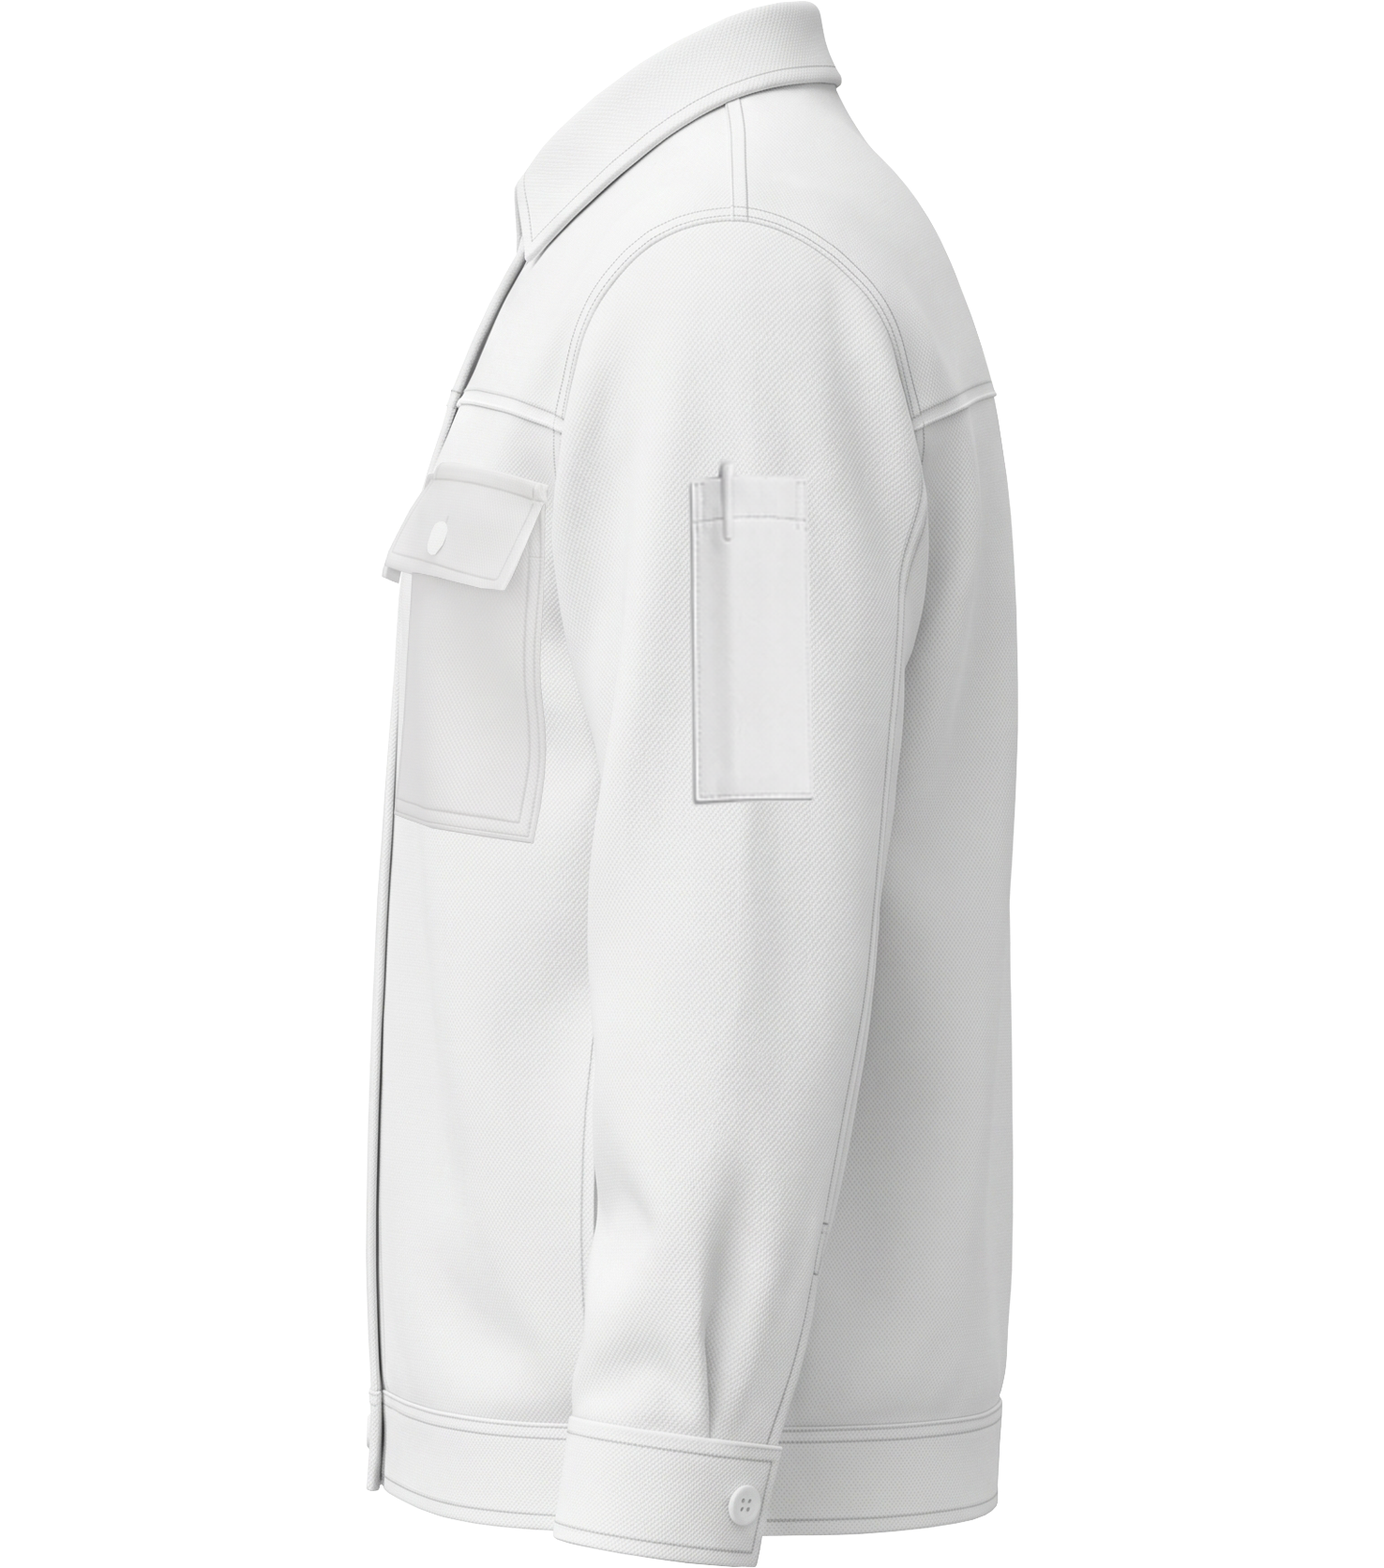
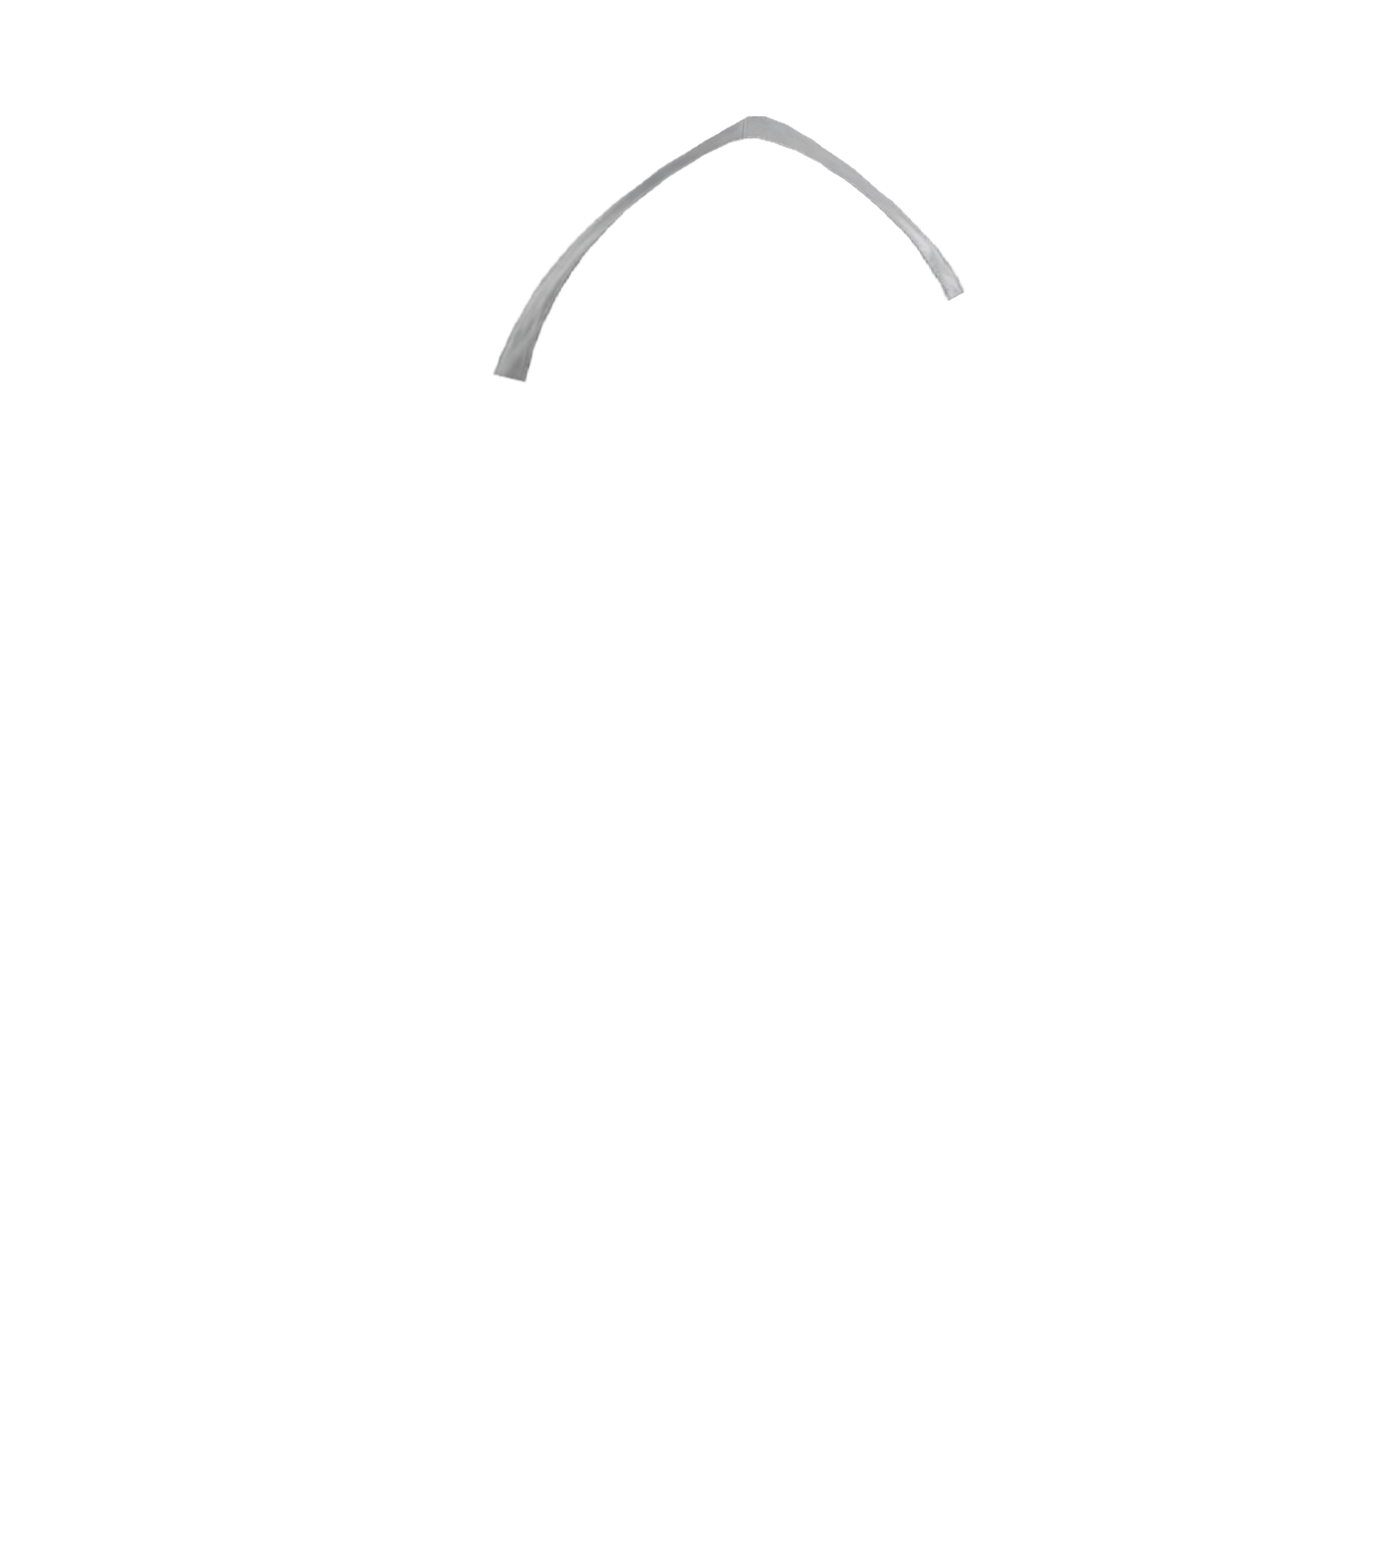
Comparing the layer stacks of the two 1384x1568 images. Changes:
renamed "Layer 2" to "tui-tay-ao-bhld-ngan-trai", hid it over <box>688,458,815,807</box>
showed "day-phan-quang-vai-ao-bhld-ngan-trai", painted on it over <box>491,115,966,386</box>
hid "tui-ao-bhld-nhin-ngan-trai" over <box>392,501,547,845</box>
hid "nap-tui-ao-nhin-ngan-trai" over <box>381,461,550,599</box>
hid "Layer 1" over <box>365,0,1019,1568</box>